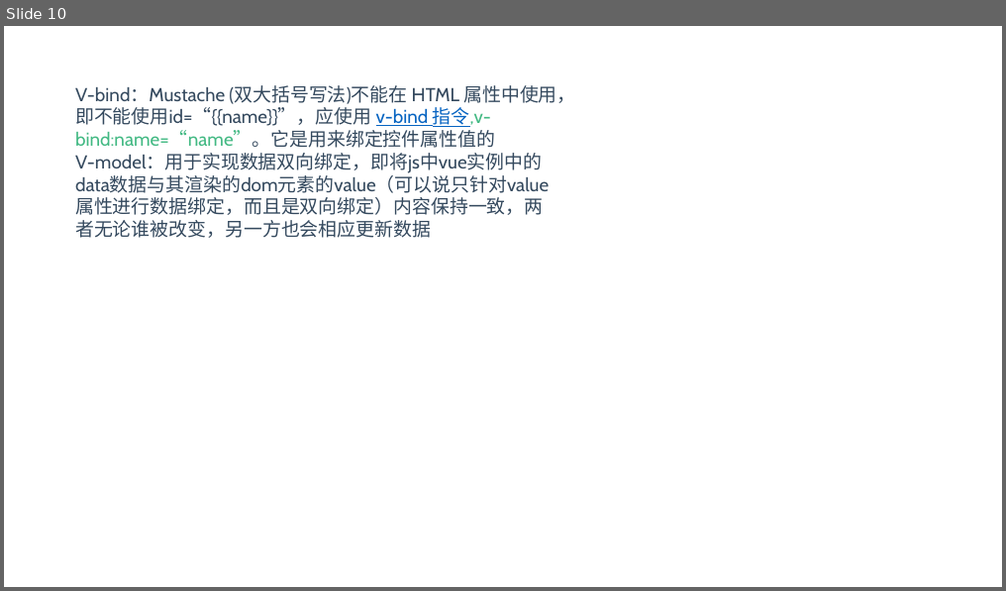
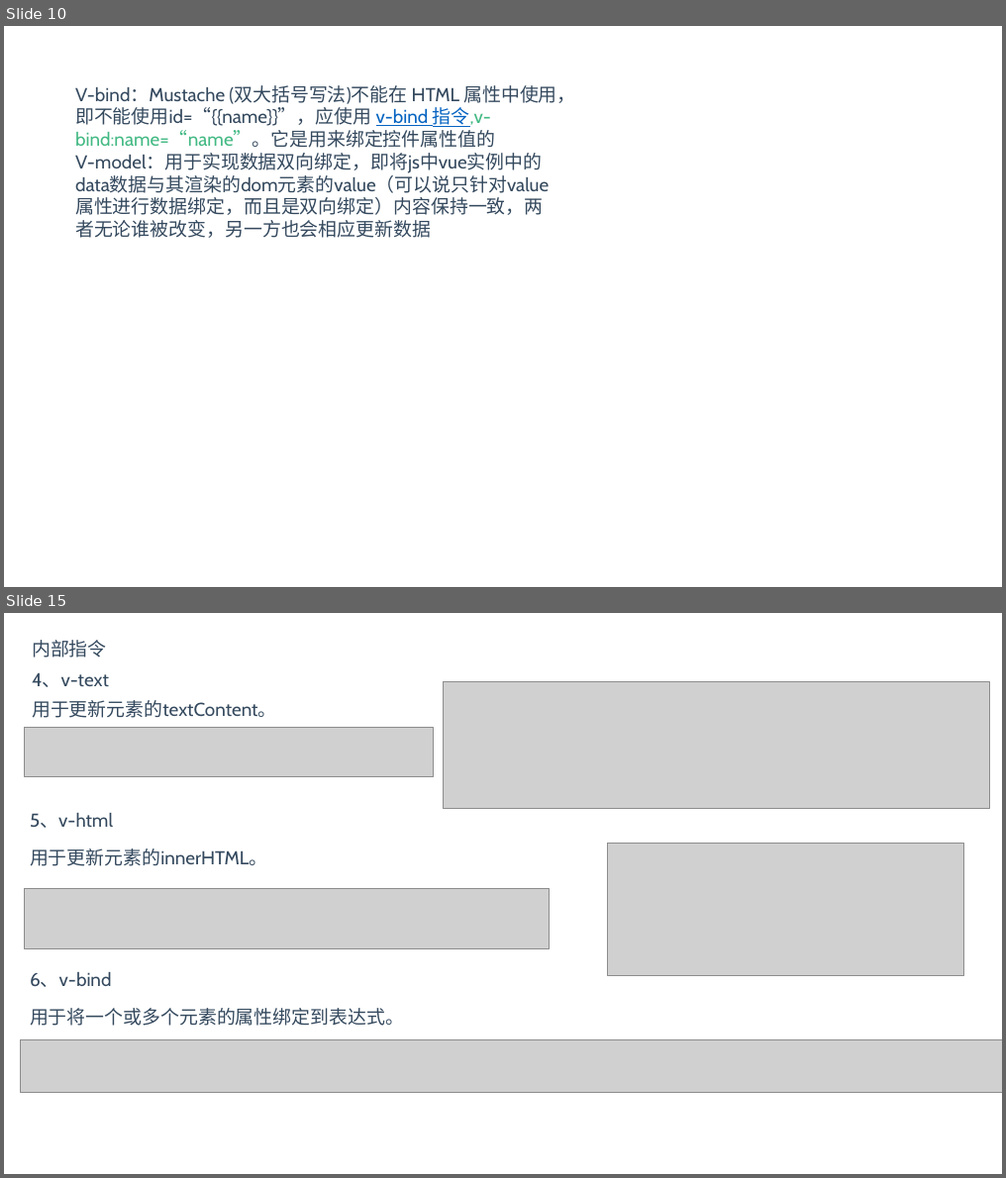
Before and after one commit to BinMarshall/studing, a slide deck: Vue/vue.pptx. Shown one above the other, each under a label of ours: slide 10 before the commit, slides 10 and 15 after it; the slides between them are not shown. The pictures are 1006x591 and 1006x1178 pixels, drawn with LibreOffice and Linux fonts; fonts in the diff are those of the drawing; grey boxes stand for pictures. Boxes give left, top, right and bottom in pixels: in the first picture for what was removed or moved away, otherwise in the second. Text is boxed around its words. In the diff, an @@ line names an element or a change of style, - is before the commit and + after.

```diff
--- a/Vue/vue.pptx
+++ b/Vue/vue.pptx
@@ slide 15 added at bbox=[4, 613, 1002, 1174], background #FFFFFF @@
@@ text added at bbox=[32, 640, 107, 658], 18 pt, text #34495E @@
+内部指令
@@ text added at bbox=[32, 673, 109, 687], 18 pt, text #34495E @@
+4、v-text
@@ text added at bbox=[32, 700, 276, 718], 18 pt, text #34495E @@
+用于更新元素的textContent。
@@ picture added at bbox=[444, 682, 989, 808] @@
@@ picture added at bbox=[24, 728, 433, 777] @@
@@ text added at bbox=[30, 813, 113, 828], 18 pt, text #34495E @@
+5、v-html
@@ text added at bbox=[30, 849, 267, 866], 18 pt, text #34495E @@
+用于更新元素的innerHTML。
@@ picture added at bbox=[607, 843, 963, 975] @@
@@ picture added at bbox=[24, 888, 549, 950] @@
@@ text added at bbox=[30, 972, 111, 987], 18 pt, text #34495E @@
+6、v-bind
@@ text added at bbox=[30, 1008, 404, 1026], 18 pt, text #34495E @@
+用于将一个或多个元素的属性绑定到表达式。
@@ picture added at bbox=[21, 1040, 1002, 1093] @@
```
Also in this commit, not shown: 3 slides changed, 6 other slides added, 1 slide removed.
